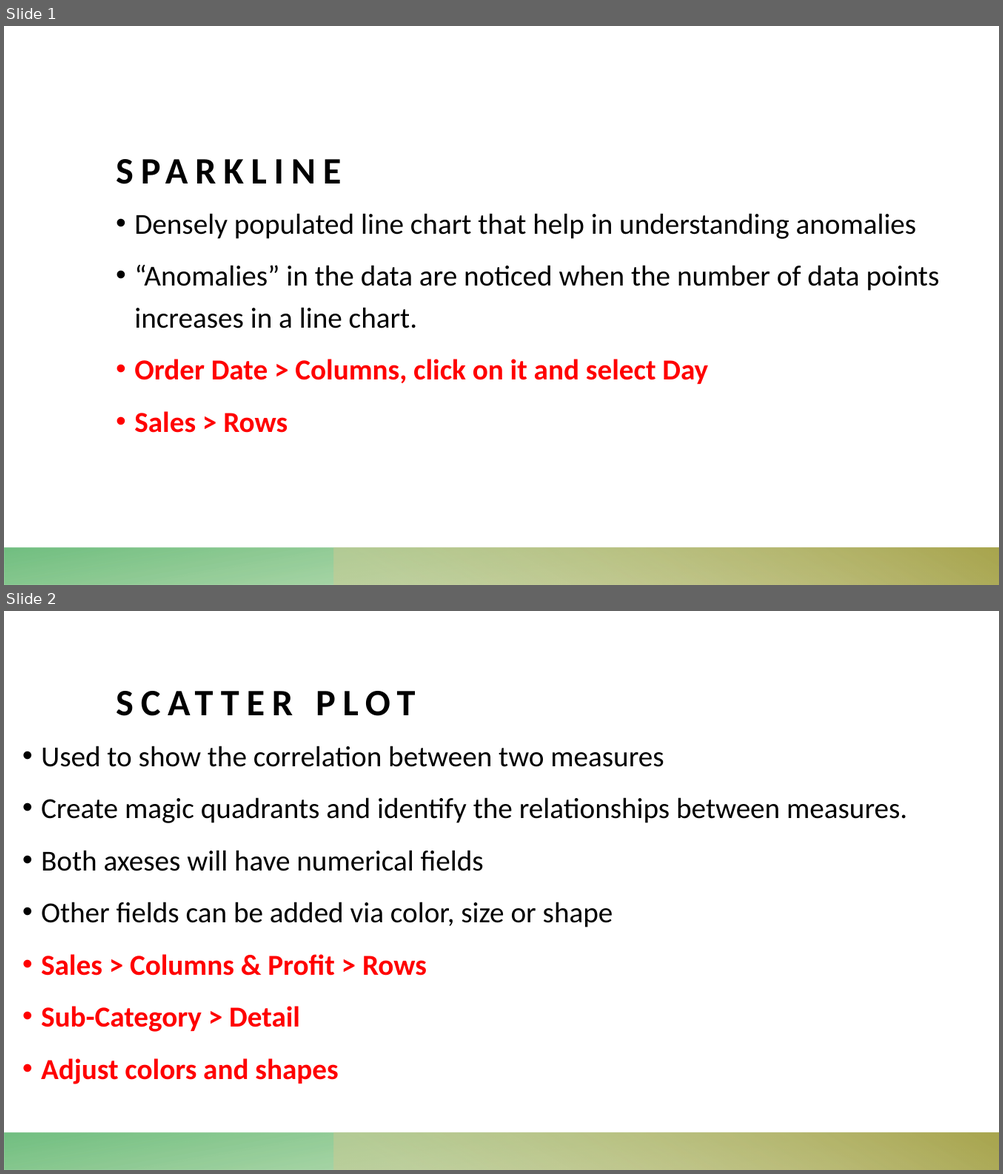
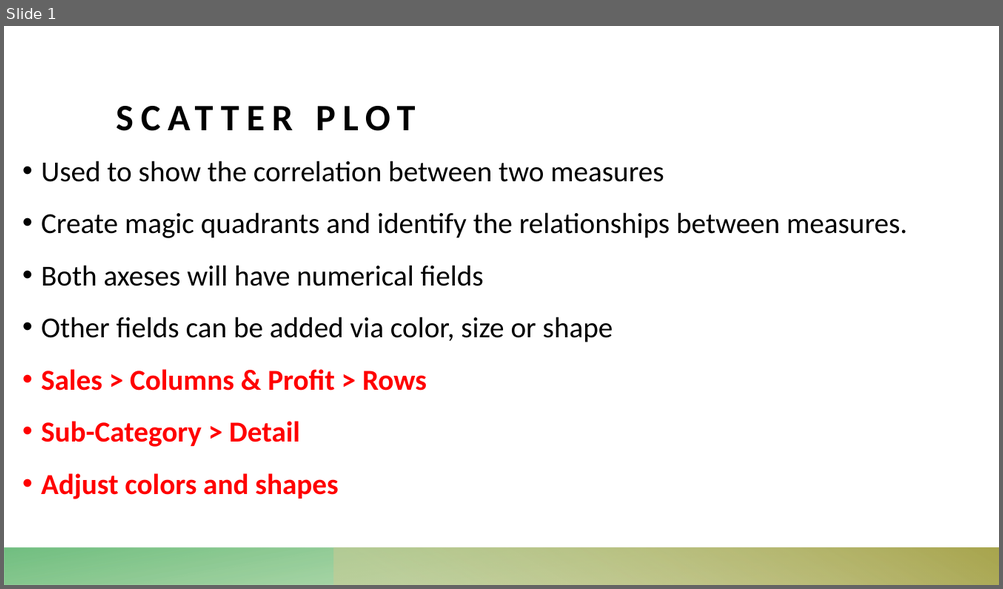
Before and after one commit to torres11991/dap-curriculum, a slide deck: Section09/tableauday3.pptx. Shown one above the other, each under a label of ours: slides 1 and 2 before the commit, slide 1 after it. The pictures are 1003x1174 and 1003x589 pixels, drawn with LibreOffice and Linux fonts; fonts in the diff are those of the drawing. Boxes give left, top, right and bottom in pixels: in the first picture for what was removed or moved away, otherwise in the second. Text is boxed around its words. In the diff, an @@ line names an element or a change of style, - is before the commit and + after.

Commit message:
Remove Sparkline

```diff
--- a/Section09/tableauday3.pptx
+++ b/Section09/tableauday3.pptx
@@ slide 1 removed at [4, 26, 999, 585], background #FFFFFF; not listed: 2 template elements that a slide beside it also shows @@
@@ title removed at [116, 91, 951, 192] @@
-SPARKLINE
@@ text removed at [134, 213, 939, 433] @@
-• Densely populated line chart that help in understanding anomalies
-• “Anomalies” in the data are noticed when the number of data points increases in a line chart.
-• Order Date > Columns, click on it and select Day
-• Sales > Rows
@@ what was slide 2 is now slide 1 @@
```
Also in this commit, not shown: 1 other file.
